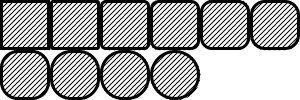
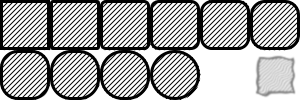
The second w=300, h=100 image is a revision of the first. Changes to its layers:
added layer "Calque 2" (50%) above "Calque 1" over left=255, top=55, right=296, bottom=98
